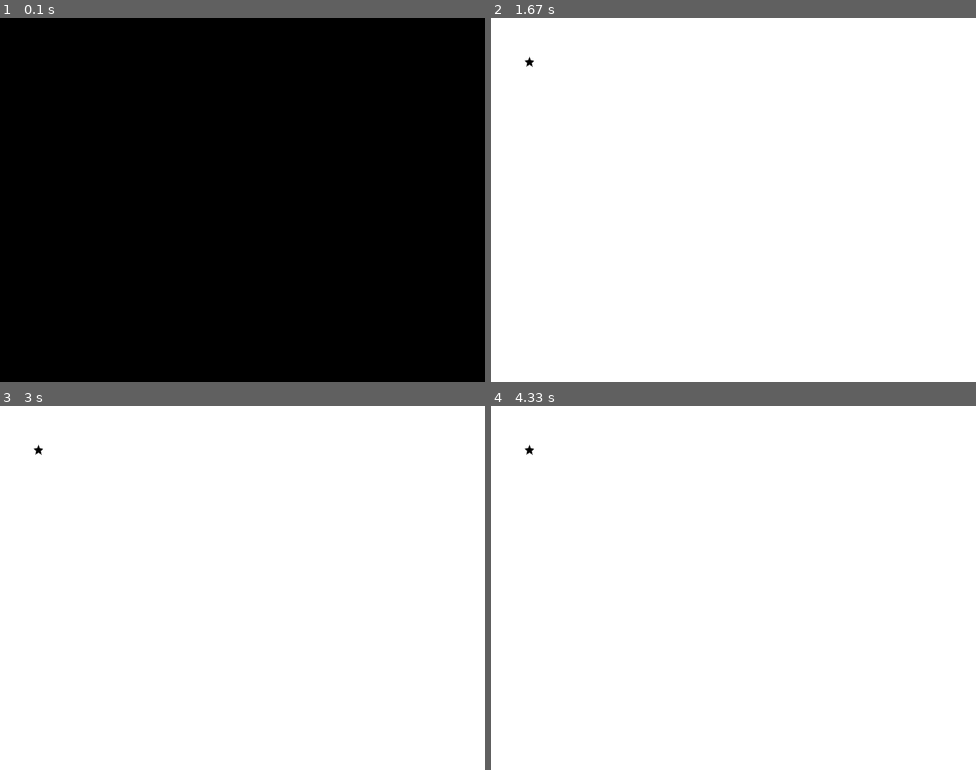
Above: before the commit, frames 1-4 (two rows, left to right).
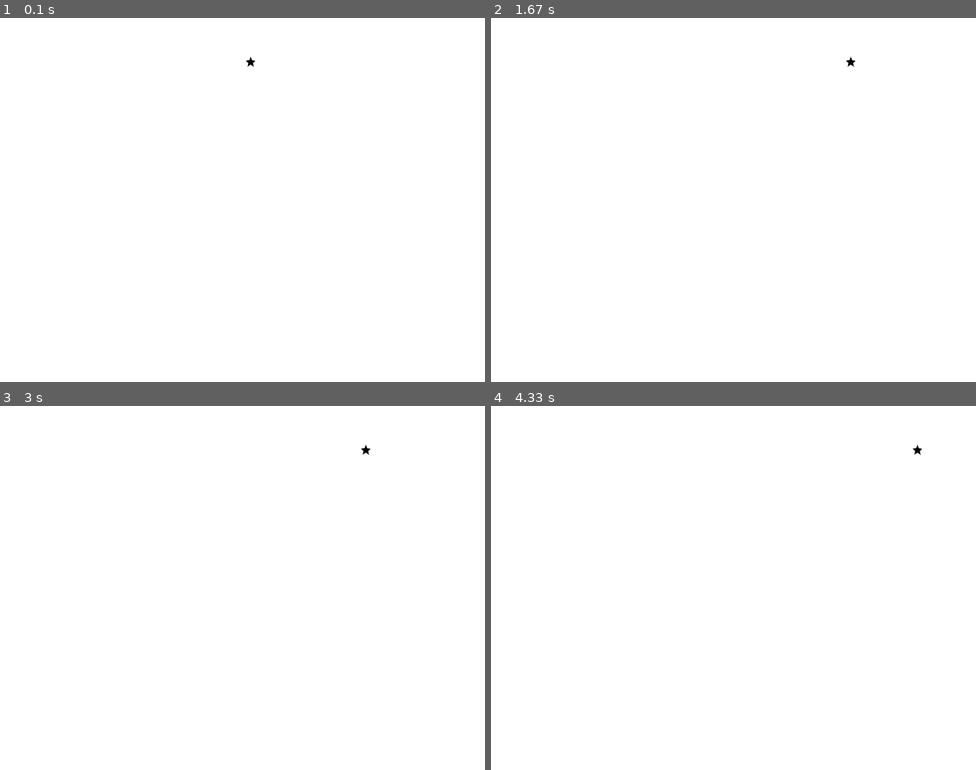
Above: after the commit, the same moments.

Repository: poplock1/pygame
Game: pygame game, started from main.py
Two runs of this game, one before a commit and one after it. Both use one fixed random seed, a clock stepped at 60 frames per second and the inputs below.
Inputs:
- Up to frame 1 (0.1 s): no input
- Up to frame 2 (1.67 s): hold Right 0.33-0.8 s; hold Right 0.83-1.3 s; hold Left from 1.33 s (still down)
- Up to frame 3 (3 s): release Left at 1.87 s; hold Left 1.9-2.3 s; hold Right 2.33-2.97 s
- Up to frame 4 (4.33 s): hold Left 3-3.47 s; hold Right 3.5-3.97 s; hold Right from 4 s (still down)

The runs differ from the first frame. In frame 1, 100% of the frame differs, in the area x 0-100%, y 0-100%; in frame 2, less than 0.1%; in frame 3, less than 0.1%; in frame 4, less than 0.1%.

Commit message:
Add left/right movement

Diff:
--- a/main.py
+++ b/main.py
@@ -63,17 +63,24 @@
 def car(x, y):
     gameDisplay.blit(carImage, (x,y))
 
-x = 50
+x = 400
 y = 50
+vel = 5
 
 run = True
 
 while run:
-    pygame.time.delay(100)
 
     for event in pygame.event.get():
         if event.type == pygame.QUIT:
             run = False
+
+    keys = pygame.key.get_pressed()
+
+    if keys[pygame.K_LEFT]:
+        x -= vel
+    if keys[pygame.K_RIGHT]:
+        x += vel
 
     gameDisplay.fill((255,255,255))
     car(x,y)
